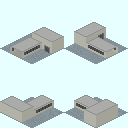
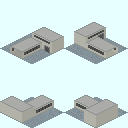
Comparing the layer stacks of the two 128×128 images. Changes:
painted on "Subway_Station_Gateway_Single_S-EV.png" over box(34, 30, 104, 44)
